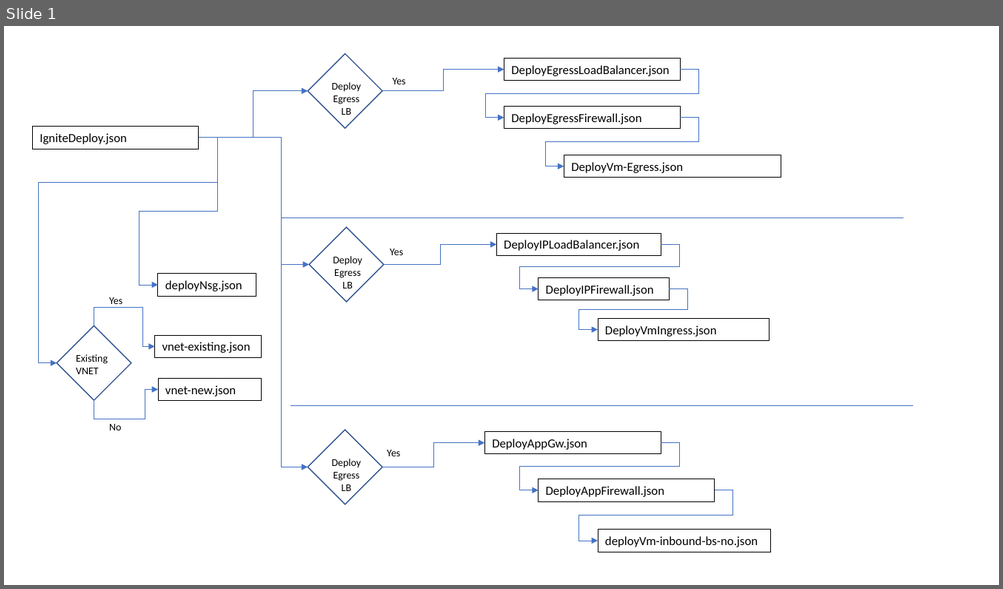
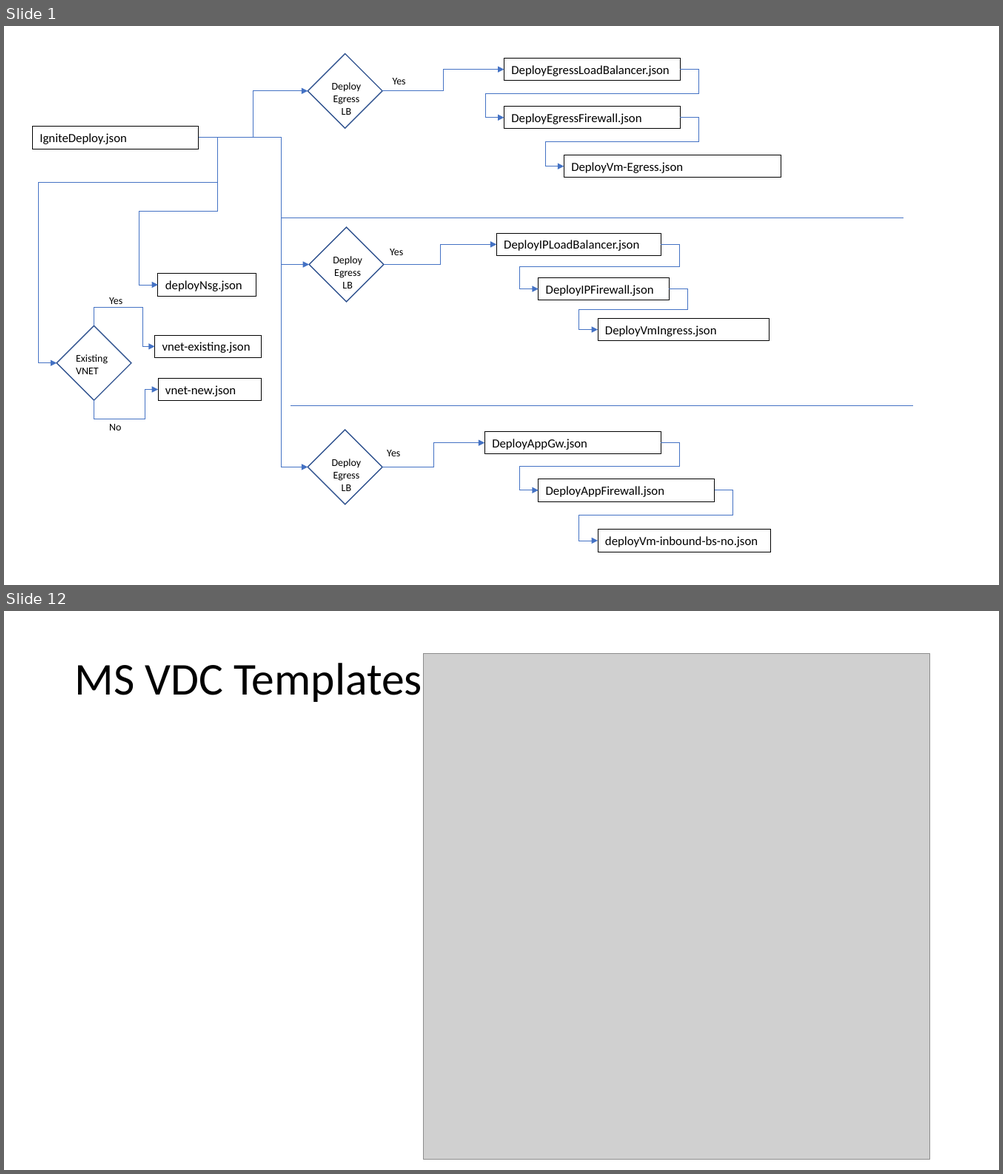
Before and after one commit to jharris10/azure-svcs-hub, a slide deck: template structure.pptx. Shown one above the other, each under a label of ours: slide 1 before the commit, slides 1 and 12 after it; the slides between them are not shown. The pictures are 1003x589 and 1003x1174 pixels, drawn with LibreOffice and Linux fonts; fonts in the diff are those of the drawing; grey boxes stand for pictures. Boxes give left, top, right and bottom in pixels: in the first picture for what was removed or moved away, otherwise in the second. Text is boxed around its words. In the diff, an @@ line names an element or a change of style, - is before the commit and + after.

```diff
--- a/template structure.pptx
+++ b/template structure.pptx
@@ slide 12 added at <box>4,611,999,1170</box>, background #FFFFFF @@
@@ picture added at <box>424,653,929,1159</box> @@
@@ title added at <box>75,663,421,702</box>, 44 pt, text #000000 @@
+MS VDC Templates
```
Also in this commit, not shown: 10 other slides added.
